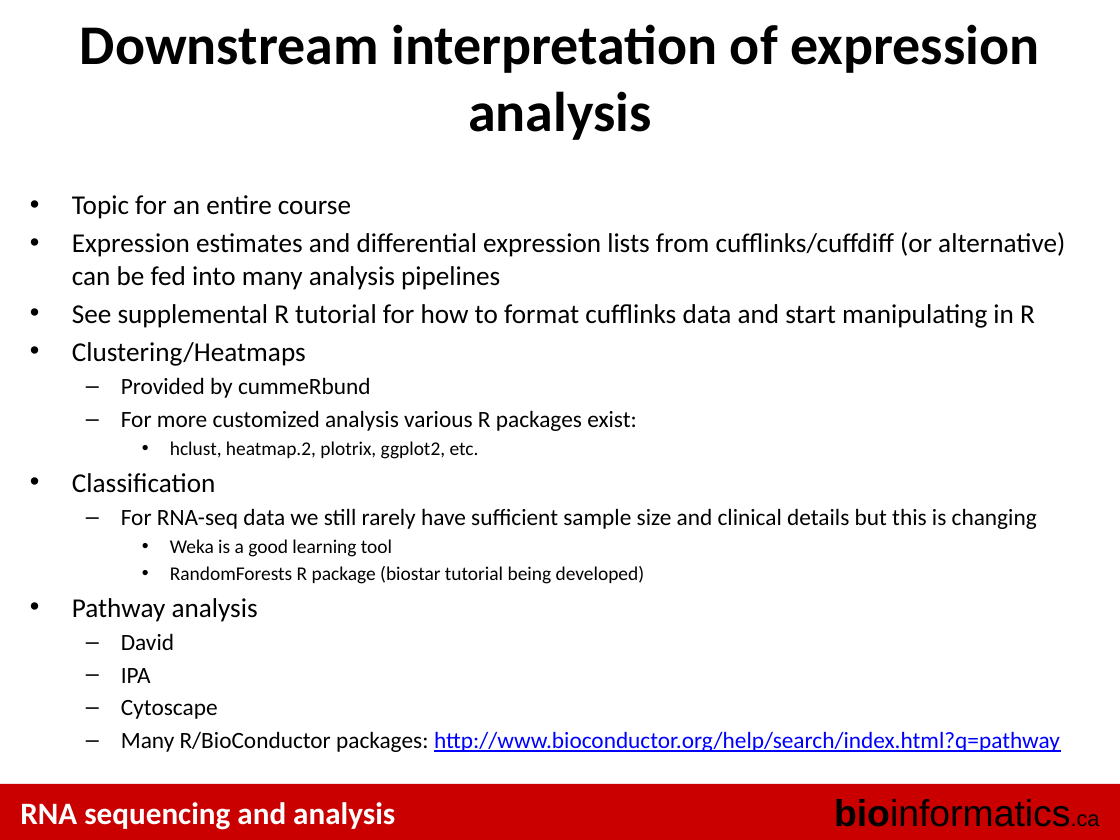
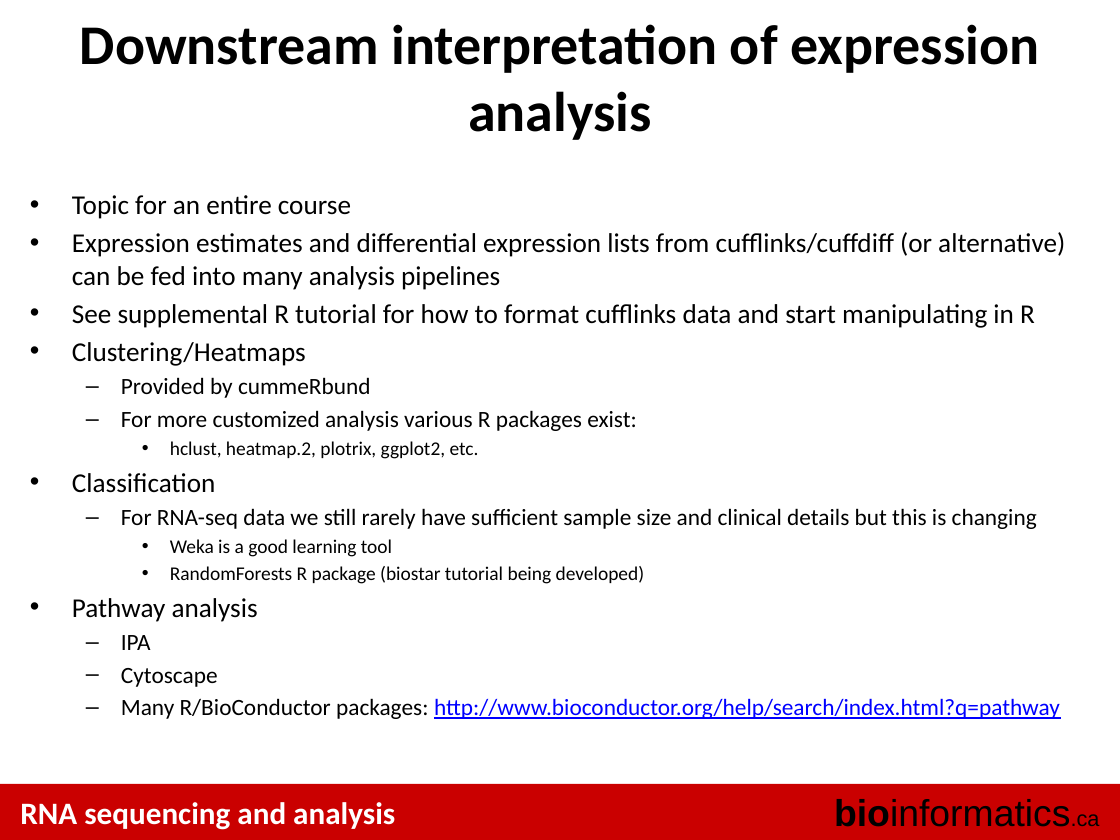
Before and after one commit to griffithlab/rnaseq_tutorial_wiki, a slide deck: slide 19 of LectureFiles/cbw/2015/RNASeq_Module3_Lecture.pptx. Drawn at 1120x840 pixels with LibreOffice and Linux fonts; fonts in the diff are those of the drawing. Boxes give left, top, right and bottom in pixels: in the first picture for what was removed or moved away, otherwise in the second. Text is boxed around its words. In the diff, an @@ line names an element or a change of style, - is before the commit and + after.

```diff
--- a/LectureFiles/cbw/2015/RNASeq_Module3_Lecture.pptx
+++ b/LectureFiles/cbw/2015/RNASeq_Module3_Lecture.pptx
@@ text at bbox=[121, 633, 174, 650]: paragraph removed @@
-  – David
```
Also in this commit, not shown: 1 other slide changed.
